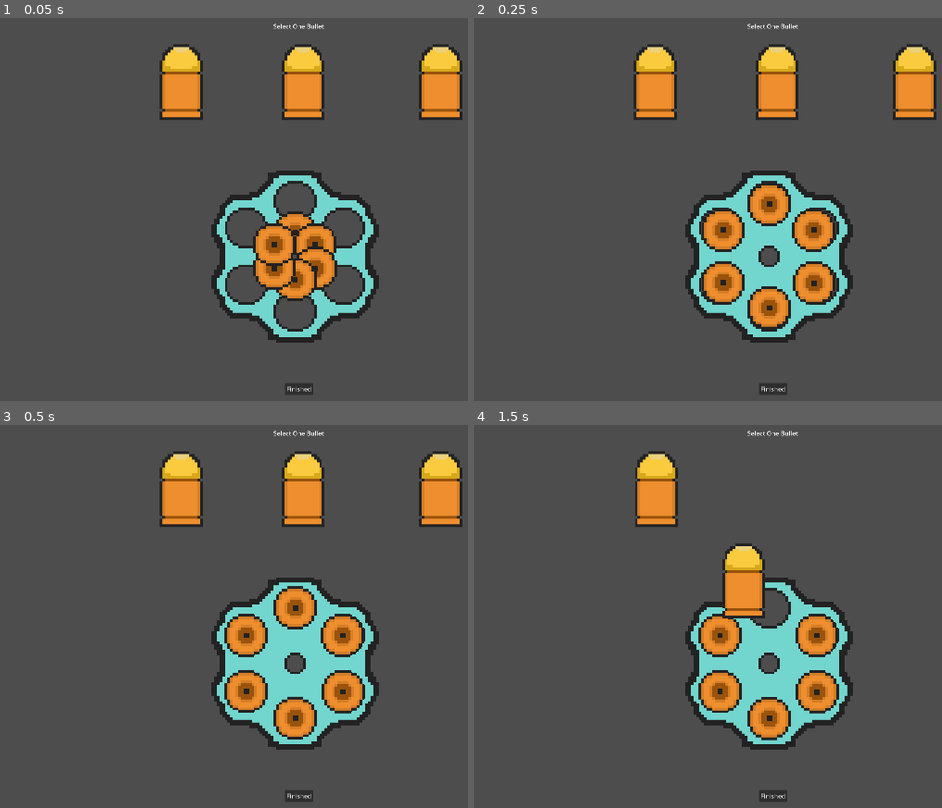
Above: before the commit, frames 1-4 (two rows, left to right).
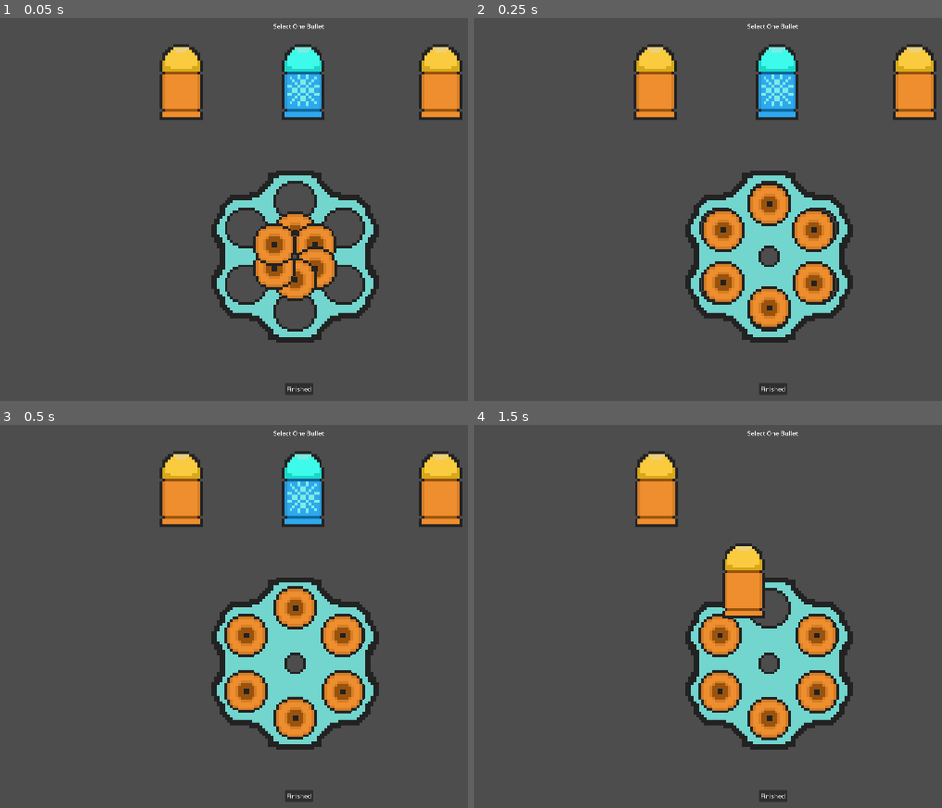
Above: after the commit, the same moments.

Repository: Meemog/GMTK2025
Game: Godot game, scene res://Scenes/update_chamber_overlay.tscn
The game is run twice, just before and just after one commit, with the same random seed, the same clock (stepped at 60 frames per second) and the same inputs. This scene is started directly instead of the project's main scene.
Inputs (mouse positions are in pixels of both pictures, inside the frame that each line leads up to):
- Up to frame 1 (0.05 s): no input
- Up to frame 2 (0.25 s): no input
- Up to frame 3 (0.5 s): no input
- Up to frame 4 (1.5 s): drag from (656, 490) to (913, 490) at 0.52 s; drag from (768, 608) to (670, 490) at 1.27 s

The runs differ from the first frame. In frame 1, 1.4% of the frame differs, in the area x 60-69%, y 7-27%; in frame 2, 1.4%; in frame 3, 1.4%; in frame 4, nothing differs.

Commit message:
started on ice bullets

Diff:
--- a/main/Bullets/basic_bullet.tres
+++ b/main/Bullets/basic_bullet.tres
@@ -1,6 +1,8 @@
-[gd_resource type="Resource" script_class="Bullet" load_steps=2 format=3 uid="uid://d31b3s2ga4wl0"]
+[gd_resource type="Resource" script_class="Bullet" load_steps=4 format=3 uid="uid://d31b3s2ga4wl0"]
 
+[ext_resource type="Texture2D" uid="uid://bxe202d5ncs1p" path="res://Assets/bullet_back.png" id="1_874rl"]
 [ext_resource type="Script" uid="uid://cnexkc647mh6q" path="res://Data/bullet.gd" id="1_v015l"]
+[ext_resource type="Texture2D" uid="uid://h43o6qoaixia" path="res://Assets/bullets.png" id="3_2mpsp"]
 
 [resource]
 script = ExtResource("1_v015l")
@@ -9,4 +11,6 @@
 knockback = 10.0
 speed = 10.0
 description = ""
+side_view_texture = ExtResource("3_2mpsp")
+back_view_texture = ExtResource("1_874rl")
 metadata/_custom_type_script = "uid://cnexkc647mh6q"
--- /dev/null
+++ b/main/Bullets/ice_bullet.tres
@@ -0,0 +1,16 @@
+[gd_resource type="Resource" script_class="Bullet" load_steps=4 format=3 uid="uid://bysinuf6v87fg"]
+
+[ext_resource type="Texture2D" uid="uid://b0rmwnmhw0khf" path="res://Assets/ice_bullet_back.png" id="1_1dmss"]
+[ext_resource type="Script" uid="uid://cnexkc647mh6q" path="res://Data/bullet.gd" id="1_m3qjl"]
+[ext_resource type="Texture2D" uid="uid://dwurnhne2ssh6" path="res://Assets/ice_bullet_side.png" id="3_e6muv"]
+
+[resource]
+script = ExtResource("1_m3qjl")
+name = "Ice Bullet"
+damage = 4.0
+knockback = 10.0
+speed = 10.0
+description = "Slows Enemies"
+side_view_texture = ExtResource("3_e6muv")
+back_view_texture = ExtResource("1_1dmss")
+metadata/_custom_type_script = "uid://cnexkc647mh6q"
--- a/main/Scenes/update_chamber_overlay.tscn
+++ b/main/Scenes/update_chamber_overlay.tscn
@@ -8,6 +8,7 @@
 [ext_resource type="Resource" uid="uid://d31b3s2ga4wl0" path="res://Bullets/basic_bullet.tres" id="3_rsory"]
 [ext_resource type="PackedScene" uid="uid://485vay2bk2al" path="res://Scenes/BulletUI/chamber.tscn" id="4_rsory"]
 [ext_resource type="Script" uid="uid://diecs3i7dcky4" path="res://Scripts/BulletUI/revolver.gd" id="4_xriw6"]
+[ext_resource type="Resource" uid="uid://bysinuf6v87fg" path="res://Bullets/ice_bullet.tres" id="5_uw73f"]
 [ext_resource type="Script" uid="uid://dedwbdf53dwbe" path="res://Scenes/BulletUI/bullet_tool_tip.gd" id="8_4a857"]
 [ext_resource type="Script" uid="uid://b54mds0jphdth" path="res://Scenes/BulletUI/chamber_overlay_confirm_button.gd" id="10_x8hjv"]
 
@@ -23,7 +24,7 @@
 
 [node name="BulletShop" type="Node2D" parent="." groups=["BULLET_UI_MANAGER"]]
 script = ExtResource("1_xriw6")
-bullet_types = Array[ExtResource("2_51cbe")]([ExtResource("3_rsory")])
+bullet_types = Array[ExtResource("2_51cbe")]([ExtResource("3_rsory"), ExtResource("5_uw73f")])
 
 [node name="Revolver" type="Node2D" parent="."]
 position = Vector2(950, 620)
--- a/main/Scripts/BulletUI/bullet_UI.gd
+++ b/main/Scripts/BulletUI/bullet_UI.gd
@@ -23,6 +23,11 @@
 func _ready() -> void:
 	return_position = global_position
 	collision_shape_2d.shape = collision_shape_2d.shape.duplicate()
+
+func init() -> void:
+	if data:
+		bullet_side_view_texture.texture = data.side_view_texture
+		bullet_back_view_texture.texture = data.back_view_texture
 
 func _physics_process(delta: float) -> void:
 	if dragging:
--- a/main/Scripts/BulletUI/bullet_shop.gd
+++ b/main/Scripts/BulletUI/bullet_shop.gd
@@ -34,6 +34,7 @@
 		bullet_instance.position = bullet_positions[i]
 		bullet_instance.bullet_purchased.connect(_on_bullet_purchased)
 		add_child(bullet_instance)
+		bullet_instance.init()
 
 func _on_bullet_purchased(bullet_ui : BulletUI) -> void:
 	for child in get_children():
--- a/main/Scripts/BulletUI/update_chamber_overlay.gd
+++ b/main/Scripts/BulletUI/update_chamber_overlay.gd
@@ -13,22 +13,23 @@
 	pass
 
 func hide_overlay() -> void:
+	is_visable = false
+	if tween:
+		tween.kill()
+
 	tween = create_tween().set_ease(Tween.EASE_OUT).set_trans(Tween.TRANS_CUBIC)
 	tween.tween_property(self, "modulate", Color.TRANSPARENT, fade_seconds)
 	tween.tween_callback(hide)
 
-#func _on_hide_tooltip_requested() -> void:
-	#is_visable = false
-	#if tween:
-		#tween.kill()
-	#
-	#get_tree().create_timer(fade_seconds, false).timeout.connect(hide_animation)
-#
-#func hide_animation() -> void:
-	#if not is_visable:
-		#tween = create_tween().set_ease(Tween.EASE_OUT).set_trans(Tween.TRANS_CUBIC)
-		#tween.tween_property(self, "modulate", Color.TRANSPARENT, fade_seconds)
-		#tween.tween_callback(hide)
+func show_overlay() -> void:
+	is_visable = true
+	if tween:
+		tween.kill()
+
+	#global_position = get_global_mouse_position()
+	tween = create_tween().set_ease(Tween.EASE_OUT).set_trans(Tween.TRANS_CUBIC)
+	tween.tween_callback(show)
+	tween.tween_property(self, "modulate", Color.WHITE, fade_seconds)
 
 func _on_chamber_update_completed() -> void:
 	hide_overlay()
Binary file added: main/Assets/ice_bullet_back.png
Not shown, added: main/Assets/ice_bullet_back.png.import
Binary file added: main/Assets/ice_bullet_side.png
Not shown, added: main/Assets/ice_bullet_side.png.import
Not shown: 1 places in main/Scenes/update_chamber_overlay.tscn that only renumber resources
